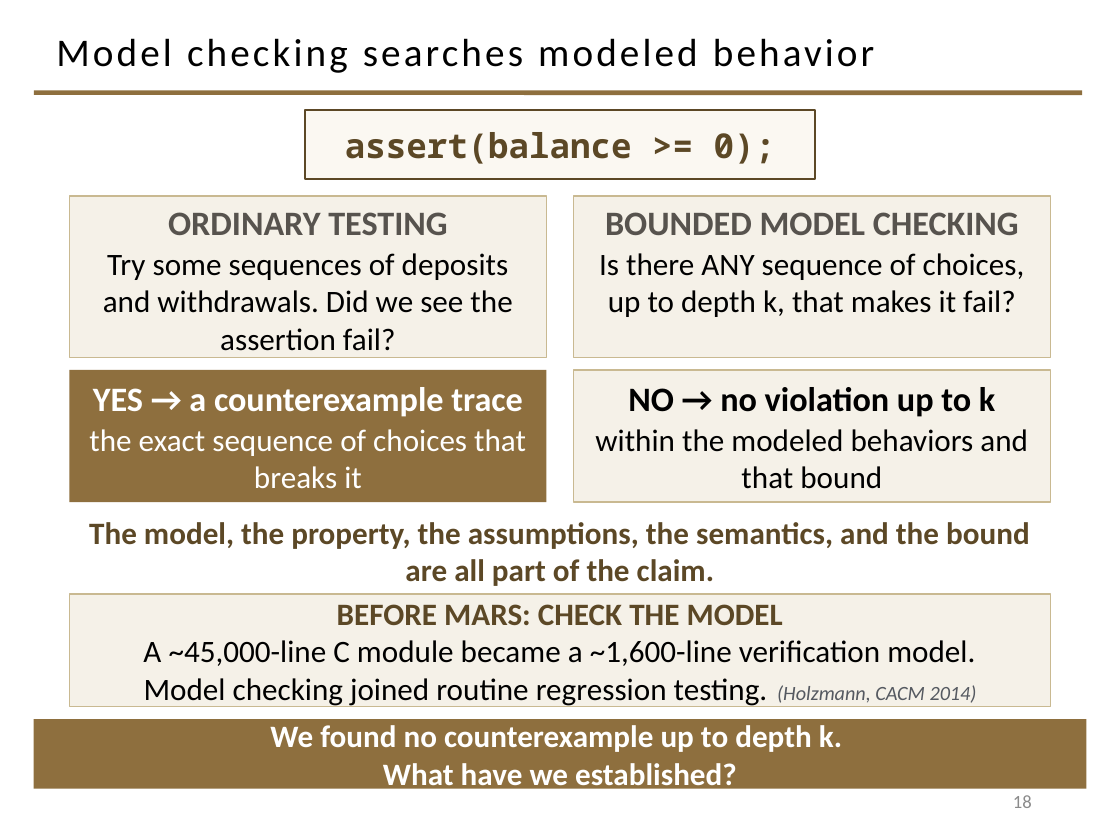
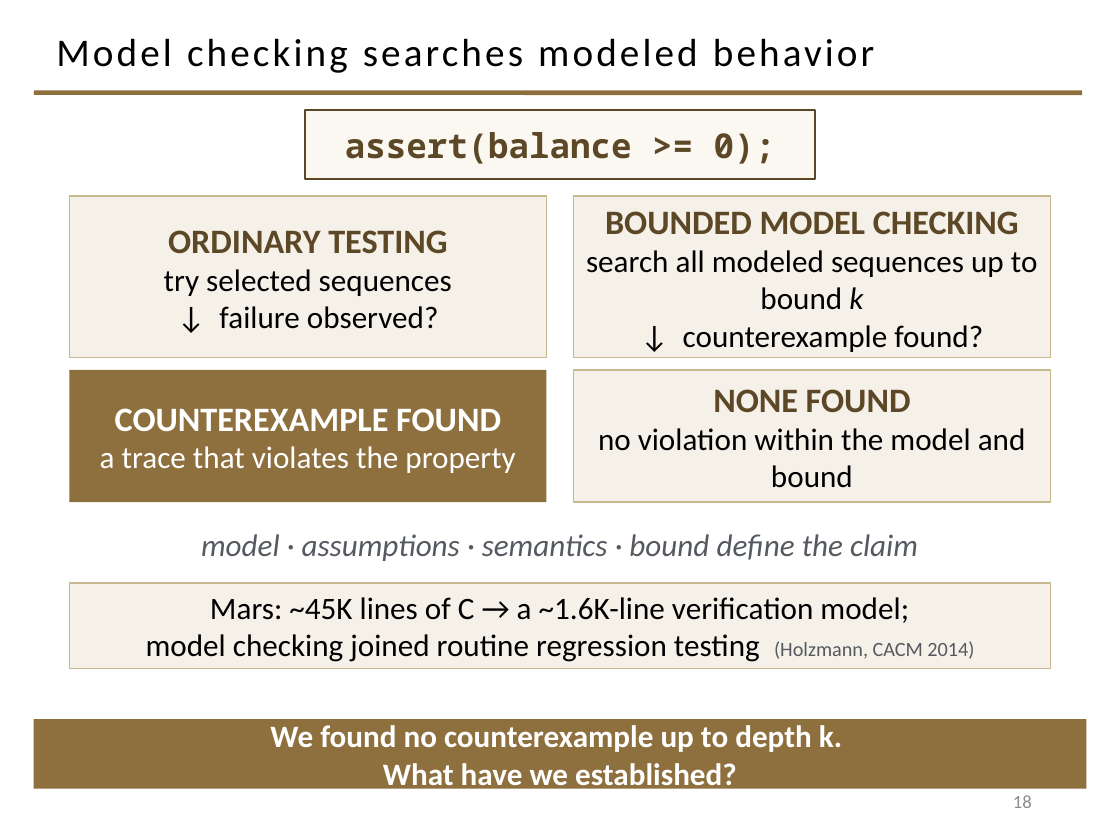
Before and after one commit to davisjam/model-based-agentic-software-engineering, a slide deck: slide 18 of course/lectures/act-1-foundations/08-validation/1-8-Validation.pptx. Drawn at 1120x840 pixels with LibreOffice and Linux fonts; fonts in the diff are those of the drawing; background and template pictures are left out. Boxes give left, top, right and bottom in pixels: in the first picture for what was removed or moved away, otherwise in the second. Text is boxed around its words. In the diff, an @@ line names an element or a change of style, - is before the commit and + after.

```diff
--- a/course/lectures/act-1-foundations/08-validation/1-8-Validation.pptx
+++ b/course/lectures/act-1-foundations/08-validation/1-8-Validation.pptx
@@ vertical alignment top to middle in 3 elements at box(201, 534, 918, 561), box(573, 196, 1051, 357), box(69, 196, 547, 357) @@
@@ text in rectangle at box(168, 230, 447, 254): text colour #57534E to #5C4826 in "ORDINARY TESTING" @@
@@ text in rectangle at box(605, 211, 1019, 235): text colour #57534E to #5C4826 in "BOUNDED MODEL CHECKING" @@
@@ text in rectangle at box(164, 269, 452, 329): text changed @@
-Try some sequences of deposits and withdrawals. Did we see the assertion fail?
+try selected sequences
+↓ failure observed?
@@ text in rectangle at box(586, 250, 1038, 352): text changed @@
-Is there ANY sequence of choices, up to depth k, that makes it fail?
+search all modeled sequences up to bound k
+↓ counterexample found?
@@ text in rectangle at box(598, 389, 1026, 488): text changed @@
-NO → no violation up to k
-within the modeled behaviors and that bound
+NONE FOUND
+no violation within the model and bound
@@ text in rectangle at box(100, 408, 515, 473): text changed @@
-YES → a counterexample trace
-the exact sequence of choices that breaks it
+COUNTEREXAMPLE FOUND
+a trace that violates the property
@@ text at box(201, 534, 918, 561): text changed; text colour #5C4826 to #555960; bold off; italic on @@
-The model, the property, the assumptions, the semantics, and the bound are all part of the claim.
+model · assumptions · semantics · bound define the claim
@@ rectangle "Mars: ~45K lines of C ...": place and size @@
-rectangle "Mars: ~45K lines of C ..." at box(69, 594, 1051, 707)
+rectangle "Mars: ~45K lines of C ..." at box(69, 584, 1051, 670)
@@ text in rectangle at box(146, 597, 974, 662): text changed @@
-BEFORE MARS: CHECK THE MODEL
-A ~45,000-line C module became a ~1,600-line verification model.
-Model checking joined routine regression testing. (Holzmann, CACM 2014)
+Mars: ~45K lines of C → a ~1.6K-line verification model;
+model checking joined routine regression testing (Holzmann, CACM 2014)
```
Also in this commit, not shown: 9 other slides changed.
